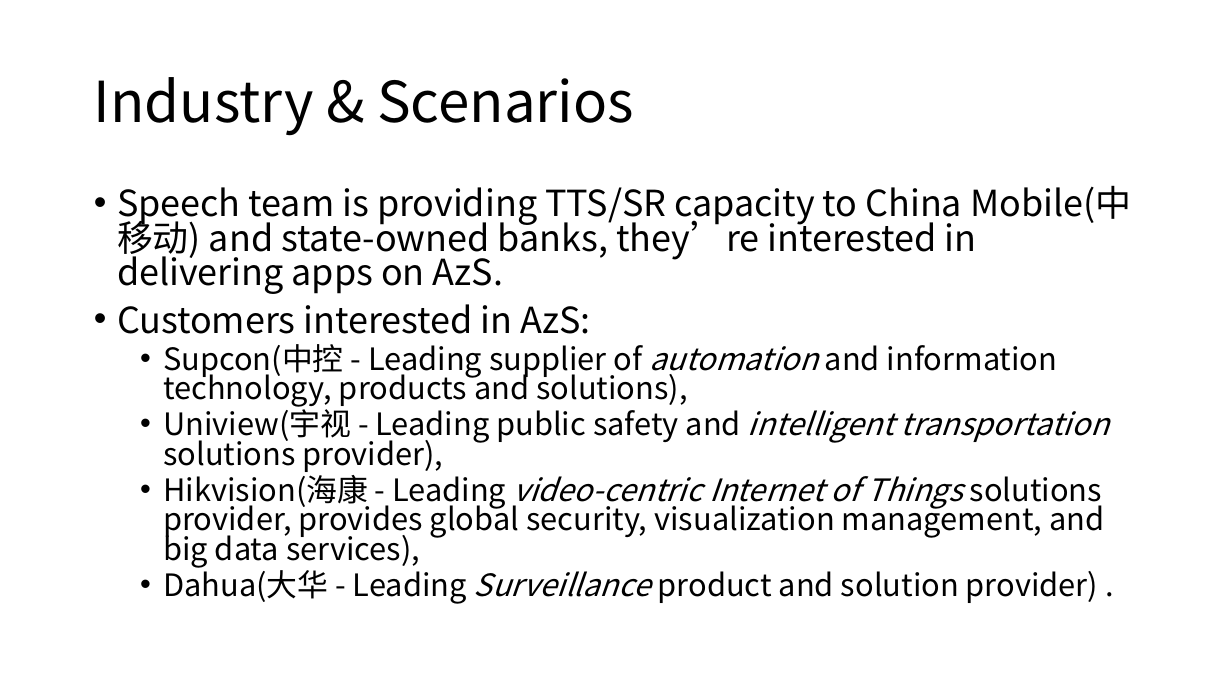
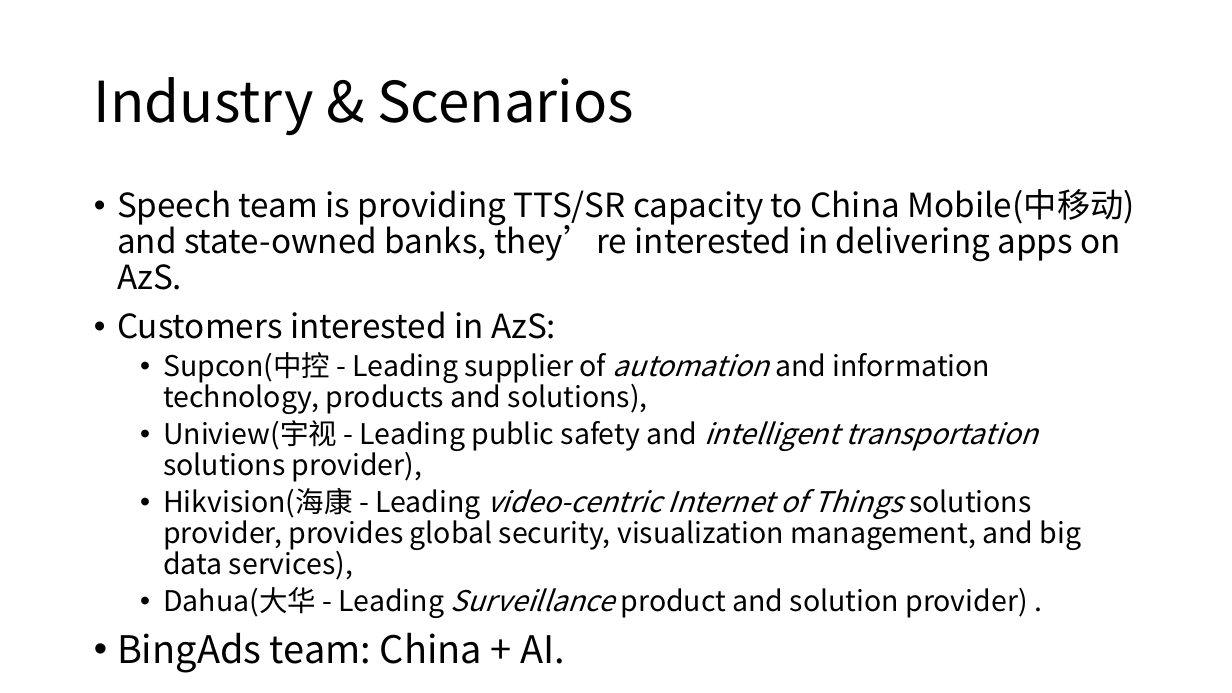
Before and after one commit to AbelHu/OpenCV_on_Raspberry_Pi, a slide deck: slide 3 of AI_exploration_and_demo.pptx. Drawn at 1232x693 pixels with LibreOffice and Linux fonts; fonts in the diff are those of the drawing. Boxes give left, top, right and bottom in pixels: in the first picture for what was removed or moved away, otherwise in the second. Text is boxed around its words. In the diff, an @@ line names an element or a change of style, - is before the commit and + after.

```diff
--- a/AI_exploration_and_demo.pptx
+++ b/AI_exploration_and_demo.pptx
@@ text at (117,189,1135,618): paragraph added @@
+• BingAds team: China + AI.
@@ text at (117,189,1135,618): size 28 to 25.9 pt in "Speech team is providing TTS/SR capacity to ...", "Customers interested in AzS:"; size 24 to 22.2 pt in "Supcon(中控 - Leading supplier of automation and ...", "Uniview(宇视 - Leading public safety and intelligent ...", "Hikvision(海康 - Leading video-centric Internet of Things ...", "Dahua(大华 - Leading Surveillance product and solution ..."; line spacing 0.8 to 0.9 @@
```
Also in this commit, not shown: 6 other slides changed, 1 slide added, 1 slide removed, 1 other file.
